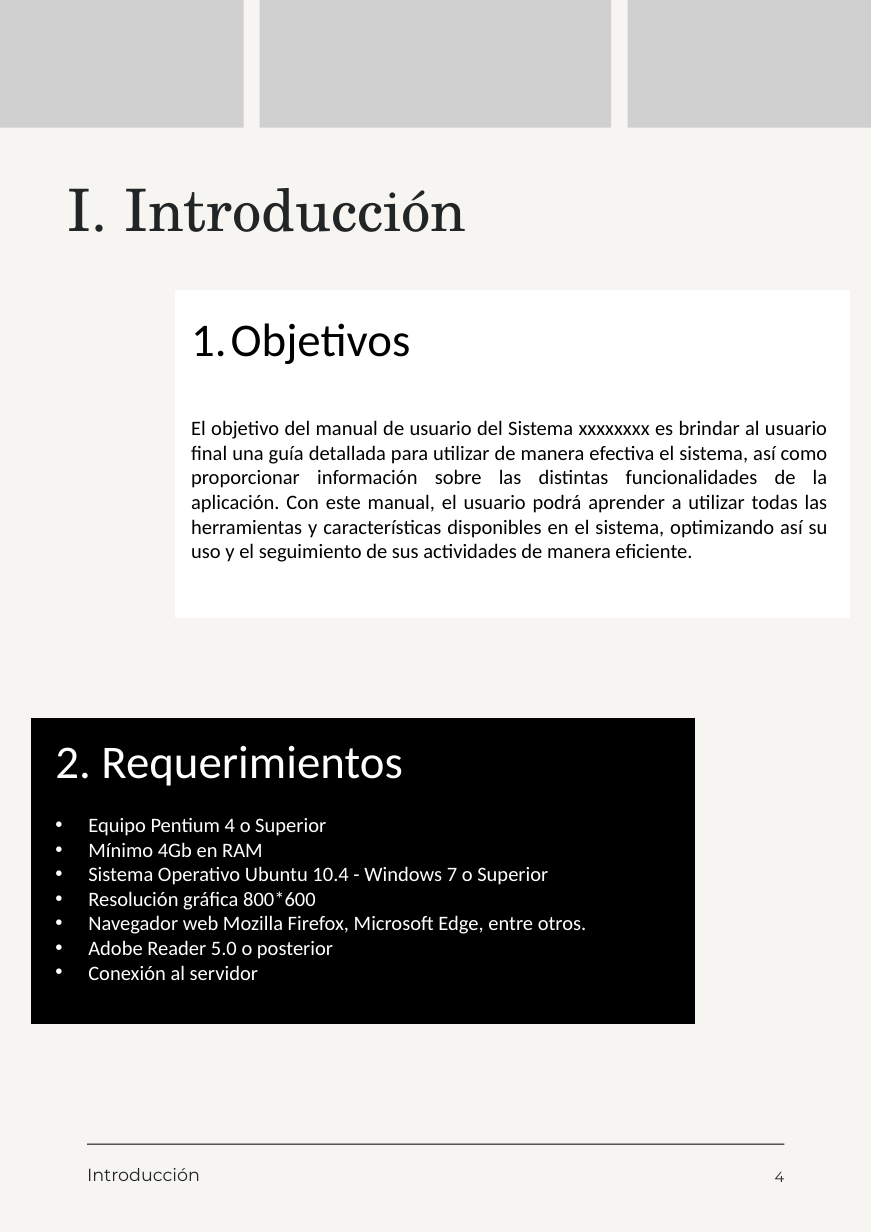
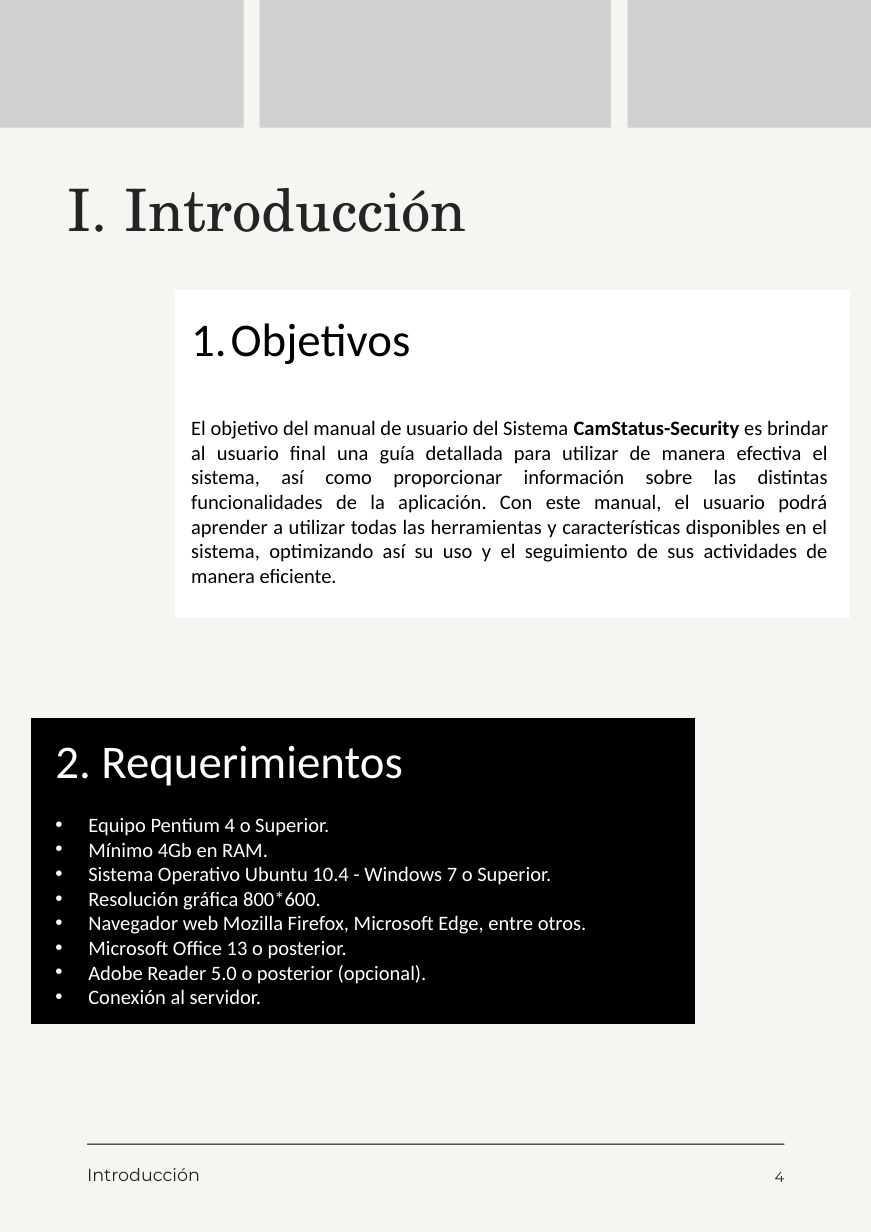
Before and after one commit to moreno-manuel/Pasantia-CVG-FMO, a slide deck: slide 4 of public/files/Manual de Usuario.pptx. Drawn at 871x1232 pixels with LibreOffice and Linux fonts; fonts in the diff are those of the drawing; grey boxes stand for pictures. Boxes give left, top, right and bottom in pixels: in the first picture for what was removed or moved away, otherwise in the second. Text is boxed around its words. In the diff, an @@ line names an element or a change of style, - is before the commit and + after.

Commit message:
manual

```diff
--- a/public/files/Manual de Usuario.pptx
+++ b/public/files/Manual de Usuario.pptx
@@ text at [191, 420, 828, 583]: text changed @@
-El objetivo del manual de usuario del Sistema xxxxxxxx es brindar al usuario final una guía detallada para utilizar de manera efectiva el sistema, así como proporcionar información sobre las distintas funcionalidades de la aplicación. Con este manual, el usuario podrá aprender a utilizar todas las herramientas y características disponibles en el sistema, optimizando así su uso y el seguimiento de sus actividades de manera eficiente.
+El objetivo del manual de usuario del Sistema CamStatus-Security es brindar al usuario final una guía detallada para utilizar de manera efectiva el sistema, así como proporcionar información sobre las distintas funcionalidades de la aplicación. Con este manual, el usuario podrá aprender a utilizar todas las herramientas y características disponibles en el sistema, optimizando así su uso y el seguimiento de sus actividades de manera eficiente.
@@ text at [88, 818, 551, 910]: text changed @@
-• Equipo Pentium 4 o Superior
-• Mínimo 4Gb en RAM
-• Sistema Operativo Ubuntu 10.4 - Windows 7 o Superior
-• Resolución gráfica 800*600
+• Equipo Pentium 4 o Superior.
+• Mínimo 4Gb en RAM.
+• Sistema Operativo Ubuntu 10.4 - Windows 7 o Superior.
+• Resolución gráfica 800*600.
@@ text at [88, 941, 427, 1004]: text changed @@
-• Adobe Reader 5.0 o posterior
-• Conexión al servidor
+• Microsoft Office 13 o posterior.
+• Adobe Reader 5.0 o posterior (opcional).
+• Conexión al servidor.
```
Also in this commit, not shown: 12 other slides changed, 1 other file.
